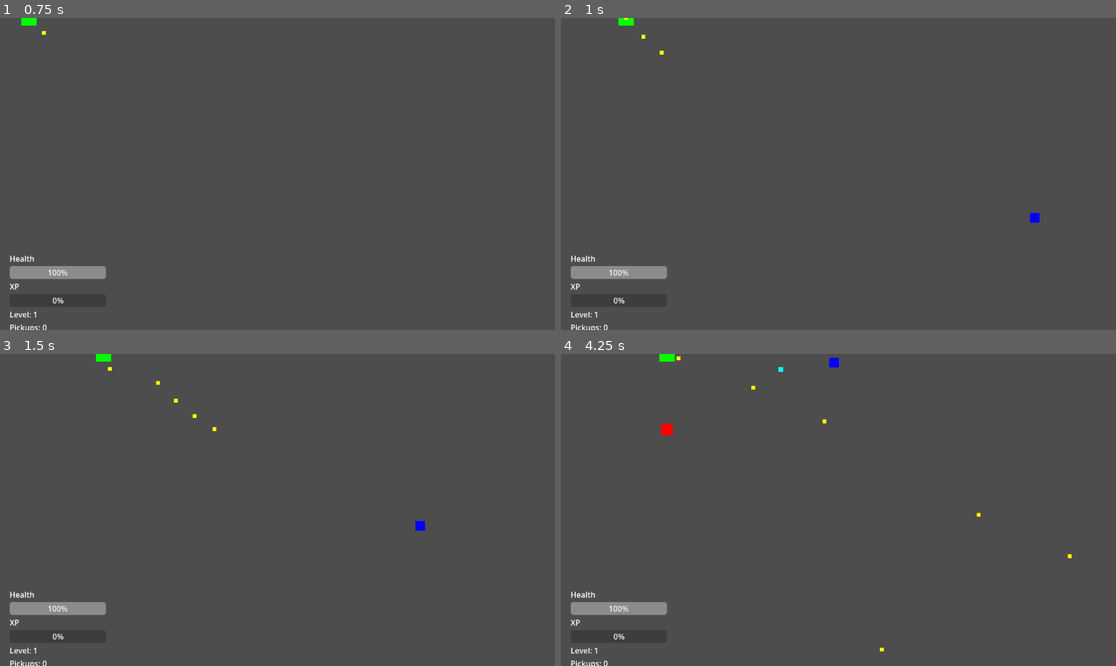
Above: before the commit, frames 1-4 (two rows, left to right).
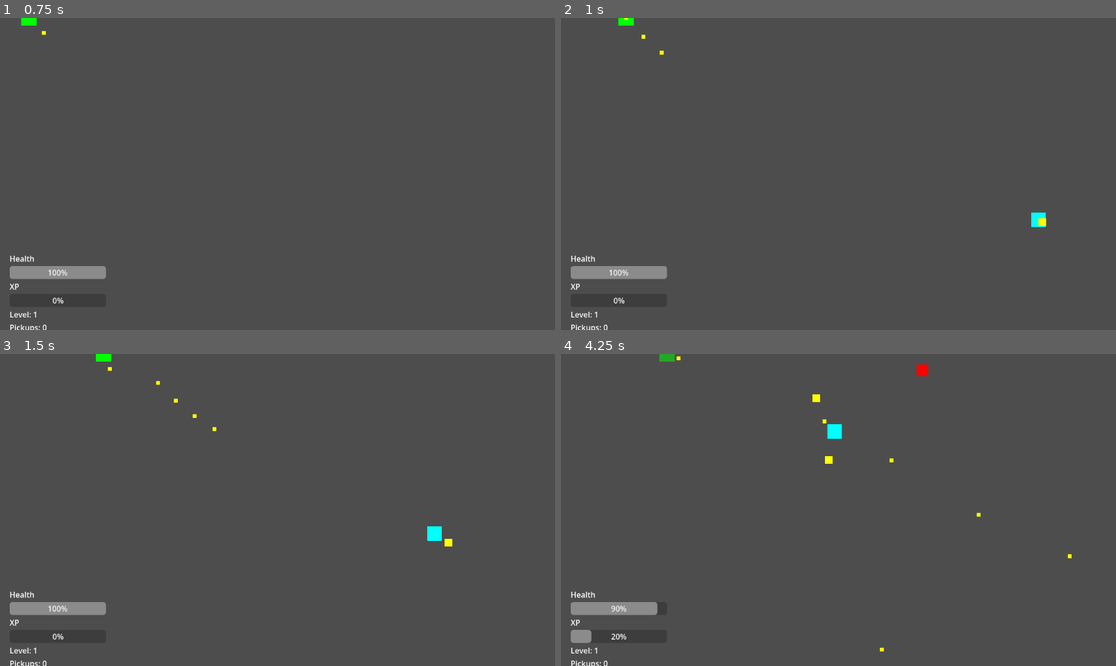
Above: after the commit, the same moments.

Repository: zaamold/Polygon-Protocol
Game: Godot game, scene res://scenes/main.tscn
The game is run twice, just before and just after one commit, with the same random seed, the same clock (stepped at 60 frames per second) and the same inputs.
Inputs (mouse positions are in pixels of both pictures, inside the frame that each line leads up to):
- Up to frame 1 (0.75 s): tap Enter (ui_accept) at 0.5 s; move the mouse to (399, 158) at 0.52 s; press the mouse at (399, 158) at 0.53 s; hold Right (ui_right) from 0.53 s (still down)
- Up to frame 2 (1 s): keep holding Right (ui_right); tap Enter (ui_accept) at 0.77 s
- Up to frame 3 (1.5 s): tap Enter (ui_accept) at 1.07 s; release Right (ui_right) at 1.25 s; release the mouse at (399, 494) at 1.25 s; drag from (166, 525) to (160, 410) at 1.27 s
- Up to frame 4 (4.25 s): move the mouse to (894, 441) at 2.02 s; press the mouse at (894, 441) at 2.03 s; hold Right (ui_right) 2.03-2.75 s; release the mouse at (894, 441) at 2.75 s; drag from (810, 572) to (1038, 525) at 2.77 s; move the mouse to (1005, 556) at 3.52 s; press the mouse at (1005, 556) at 3.53 s; hold Left (ui_left) from 3.53 s (still down); tap Enter (ui_accept) at 3.77, 4.07 s

Frame 1 is identical in both runs. In frame 2, 0.1% of the frame differs, in the area x 84-88%, y 62-68%; in frame 3, 0.2%; in frame 4, 0.8%, in the area x 1-67%, y 0-93%.

Commit message:
feat: add ranged enemy type with slow projectiles
Ranged enemies maintain 300-unit preferred distance from player, move at
200 speed (slower than player's 300). Fire slow projectiles (150 speed) at
2-second intervals that pass through player but deal damage. Projectiles
use same out-of-bounds cleanup as player projectiles. Wave manager spawns
all three enemy types with equal probability (33% each).

Diff:
--- /dev/null
+++ b/scenes/enemy_projectile.tscn
@@ -0,0 +1,24 @@
+[gd_scene load_steps=3 format=3 uid="uid://b2niqkx0kg6s"]
+
+[ext_resource type="Script" path="res://scripts/enemy_projectile.gd" id="1_ep"]
+
+[sub_resource type="CircleShape2D" id="CircleShape2D_1"]
+radius = 8.0
+
+[node name="EnemyProjectile" type="Area2D"]
+script = ExtResource("1_ep")
+
+[node name="Visual" type="ColorRect" parent="."]
+anchors_preset = 8
+anchor_left = 0.5
+anchor_top = 0.5
+anchor_right = 0.5
+anchor_bottom = 0.5
+offset_left = -8.0
+offset_top = -8.0
+offset_right = 8.0
+offset_bottom = 8.0
+color = Color(1, 1, 0, 1)
+
+[node name="CollisionShape2D" type="CollisionShape2D" parent="."]
+shape = SubResource("CircleShape2D_1")
--- /dev/null
+++ b/scenes/enemy_ranged.tscn
@@ -0,0 +1,24 @@
+[gd_scene load_steps=3 format=3 uid="uid://cgbv3m9h51cv"]
+
+[ext_resource type="Script" path="res://scripts/enemy_ranged.gd" id="1_er"]
+
+[sub_resource type="CircleShape2D" id="CircleShape2D_1"]
+radius = 15.0
+
+[node name="RangedEnemy" type="CharacterBody2D"]
+script = ExtResource("1_er")
+
+[node name="Visual" type="ColorRect" parent="."]
+anchors_preset = 8
+anchor_left = 0.5
+anchor_top = 0.5
+anchor_right = 0.5
+anchor_bottom = 0.5
+offset_left = -15.0
+offset_top = -15.0
+offset_right = 15.0
+offset_bottom = 15.0
+color = Color(0, 1, 1, 1)
+
+[node name="CollisionShape2D" type="CollisionShape2D" parent="."]
+shape = SubResource("CircleShape2D_1")
--- /dev/null
+++ b/scripts/enemy_projectile.gd
@@ -0,0 +1,42 @@
+extends Area2D
+
+@export var speed: float = 150.0
+@export var lifetime: float = 8.0
+@export var arena_width: float = 1024.0
+@export var arena_height: float = 600.0
+
+var direction: Vector2 = Vector2.RIGHT
+var elapsed: float = 0.0
+var _queued_for_deletion: bool = false
+
+func _ready() -> void:
+	area_entered.connect(_on_area_entered)
+	print("Enemy projectile spawned at ", position, " direction: ", direction)
+
+func _physics_process(delta: float) -> void:
+	if _queued_for_deletion:
+		return
+
+	position += direction * speed * delta
+	elapsed += delta
+
+	# Destroy if out of bounds
+	if position.x < -50 or position.x > arena_width + 50 or position.y < -50 or position.y > arena_height + 50:
+		_queued_for_deletion = true
+		print("Enemy projectile destroyed (out of bounds) at ", position)
+		queue_free()
+		return
+
+	if elapsed > lifetime:
+		_queued_for_deletion = true
+		print("Enemy projectile destroyed (lifetime expired)")
+		queue_free()
+
+func _on_area_entered(area: Area2D) -> void:
+	# Check if we hit the player
+	var parent = area.get_parent()
+	if parent and parent.name == "Player" and parent.has_method("take_damage"):
+		print("Enemy projectile hit player at ", position)
+		# Deal damage but DO NOT delete the projectile - it passes through
+		parent.take_damage(10.0)
+		# Just let it continue until out of bounds
--- /dev/null
+++ b/scripts/enemy_ranged.gd
@@ -0,0 +1,84 @@
+extends CharacterBody2D
+
+@export var speed: float = 200.0  # Slower than player (300), faster than regular enemy (150)
+@export var lifetime: float = 15.0
+@export var damage_interval: float = 1.0
+@export var preferred_distance: float = 300.0
+@export var fire_interval: float = 2.0
+
+var player: CharacterBody2D
+var elapsed: float = 0.0
+var damage_cooldown: float = 0.0
+var fire_cooldown: float = 0.0
+var pickup_scene: PackedScene = preload("res://scenes/pickup.tscn")
+var enemy_projectile_scene: PackedScene = preload("res://scenes/enemy_projectile.tscn")
+
+func _ready() -> void:
+	add_to_group("enemy")
+	player = get_parent().get_node("Player")
+	if player:
+		print("RangedEnemy spawned at ", position, " (speed: ", speed, ", preferred distance: ", preferred_distance, ")")
+	else:
+		print("ERROR: RangedEnemy could not find Player node")
+
+func _physics_process(delta: float) -> void:
+	elapsed += delta
+	damage_cooldown = max(0.0, damage_cooldown - delta)
+	fire_cooldown = max(0.0, fire_cooldown - delta)
+
+	# Self-destruct after lifetime
+	if elapsed > lifetime:
+		die()
+		return
+
+	if not player:
+		return
+
+	var direction_to_player = (player.global_position - global_position).normalized()
+	var distance_to_player = global_position.distance_to(player.global_position)
+
+	# Maintain preferred distance
+	if distance_to_player < preferred_distance - 50:
+		# Too close, move away
+		velocity = -direction_to_player * speed
+	elif distance_to_player > preferred_distance + 50:
+		# Too far, move closer
+		velocity = direction_to_player * speed
+	else:
+		# At preferred distance, stop moving
+		velocity = Vector2.ZERO
+
+	position += velocity * delta
+
+	# Clamp to arena bounds
+	position.x = clamp(position.x, 0, 1024)
+	position.y = clamp(position.y, 0, 600)
+
+	# Fire projectiles at player
+	if fire_cooldown <= 0.0:
+		fire_at_player()
+		fire_cooldown = fire_interval
+
+func fire_at_player() -> void:
+	if not player or not is_instance_valid(enemy_projectile_scene):
+		return
+
+	var projectile = enemy_projectile_scene.instantiate()
+	projectile.global_position = global_position
+	projectile.direction = (player.global_position - global_position).normalized()
+	get_parent().add_child(projectile)
+	print("RangedEnemy fired at player from ", position)
+
+func die() -> void:
+	print("RangedEnemy died at ", position)
+	var run_manager = get_parent().get_node("RunManager")
+	if run_manager:
+		run_manager.record_kill()
+	drop_pickup()
+	queue_free()
+
+func drop_pickup() -> void:
+	var pickup = pickup_scene.instantiate()
+	pickup.global_position = global_position
+	get_parent().call_deferred("add_child", pickup)
+	print("RangedEnemy dropped pickup at ", pickup.global_position)
--- a/scripts/wave_manager.gd
+++ b/scripts/wave_manager.gd
@@ -2,6 +2,7 @@
 
 @export var enemy_scene: PackedScene = preload("res://scenes/enemy.tscn")
 @export var enemy_fast_scene: PackedScene = preload("res://scenes/enemy_fast.tscn")
+@export var enemy_ranged_scene: PackedScene = preload("res://scenes/enemy_ranged.tscn")
 @export var arena_width: float = 1024.0
 @export var arena_height: float = 600.0
 @export var spawn_delay: float = 0.8
@@ -57,9 +58,16 @@
 		3:  # left
 			spawn_pos = Vector2(-offset, randf_range(0, arena_height))
 
-	# Randomly choose enemy type
-	var enemy_type = randi() % 2
-	var scene = enemy_fast_scene if enemy_type == 0 else enemy_scene
+	# Randomly choose enemy type (33% each)
+	var enemy_type = randi() % 3
+	var scene: PackedScene
+	match enemy_type:
+		0:
+			scene = enemy_fast_scene
+		1:
+			scene = enemy_scene
+		2:
+			scene = enemy_ranged_scene
 
 	var enemy = scene.instantiate()
 	enemy.global_position = spawn_pos
@@ -72,6 +80,6 @@
 func get_enemy_count() -> int:
 	var count = 0
 	for child in get_parent().get_children():
-		if child.name.begins_with("Enemy") or child.name.begins_with("FastEnemy"):
+		if child.is_in_group("enemy"):
 			count += 1
 	return count
